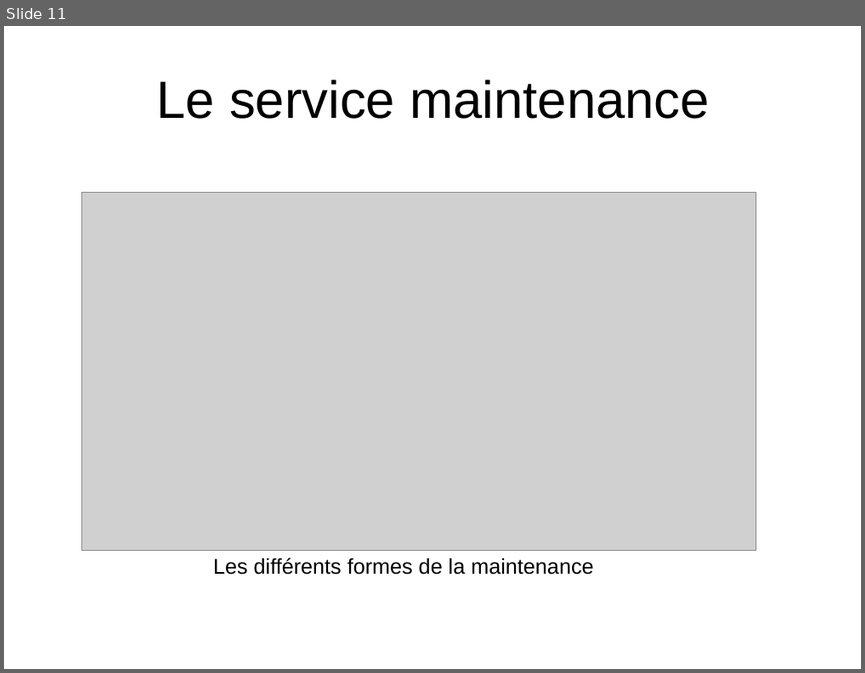
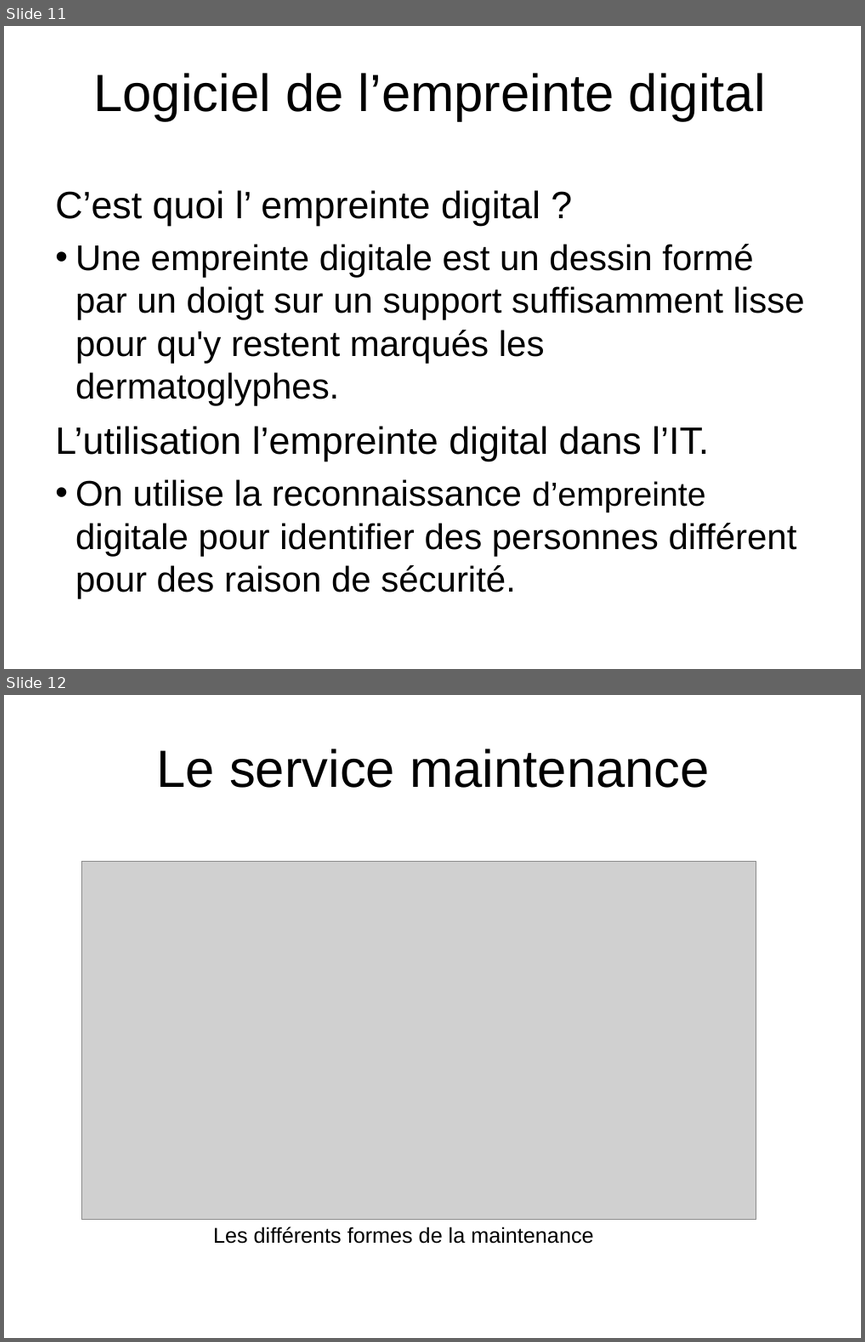
Before and after one commit to HabibAroua/Criminel_dep, a slide deck: documentation/presentation/P1/2734.ppt. Shown one above the other, each under a label of ours: slide 11 before the commit, slides 11 and 12 after it. The pictures are 865x673 and 865x1342 pixels, drawn with LibreOffice and Linux fonts; fonts in the diff are those of the drawing; grey boxes stand for pictures; background and template pictures are left out. Boxes give left, top, right and bottom in pixels: in the first picture for what was removed or moved away, otherwise in the second. Text is boxed around its words. In the diff, an @@ line names an element or a change of style, - is before the commit and + after.

```diff
--- a/documentation/presentation/P1/2734.ppt
+++ b/documentation/presentation/P1/2734.ppt
@@ slide 11 added at box(4, 26, 861, 669), background picture (left out) @@
@@ title added at box(93, 73, 766, 121), 44 pt, text #000000 @@
+Logiciel de l’empreinte digital
@@ text added at box(55, 190, 805, 556), 30 pt, text #000000 @@
+C’est quoi l’ empreinte digital ?
+• Une empreinte digitale est un dessin formé par un doigt sur un support suffisamment lisse pour qu'y restent marqués les dermatoglyphes.
+L’utilisation l’empreinte digital dans l’IT.
+• On utilise la reconnaissance d’empreinte digitale pour identifier des personnes différent pour des raison de sécurité.
@@ what was slide 11 is now slide 12 @@
```
